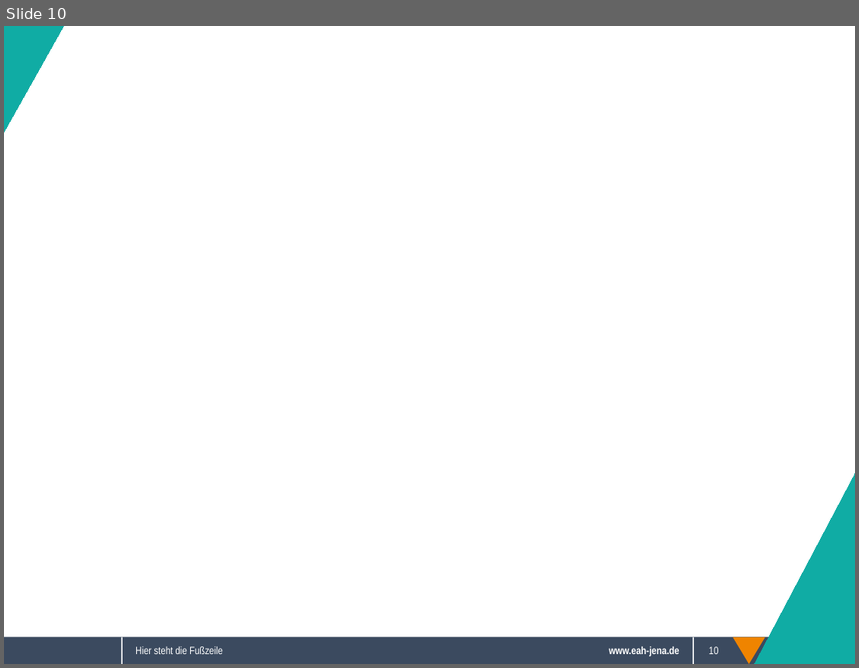
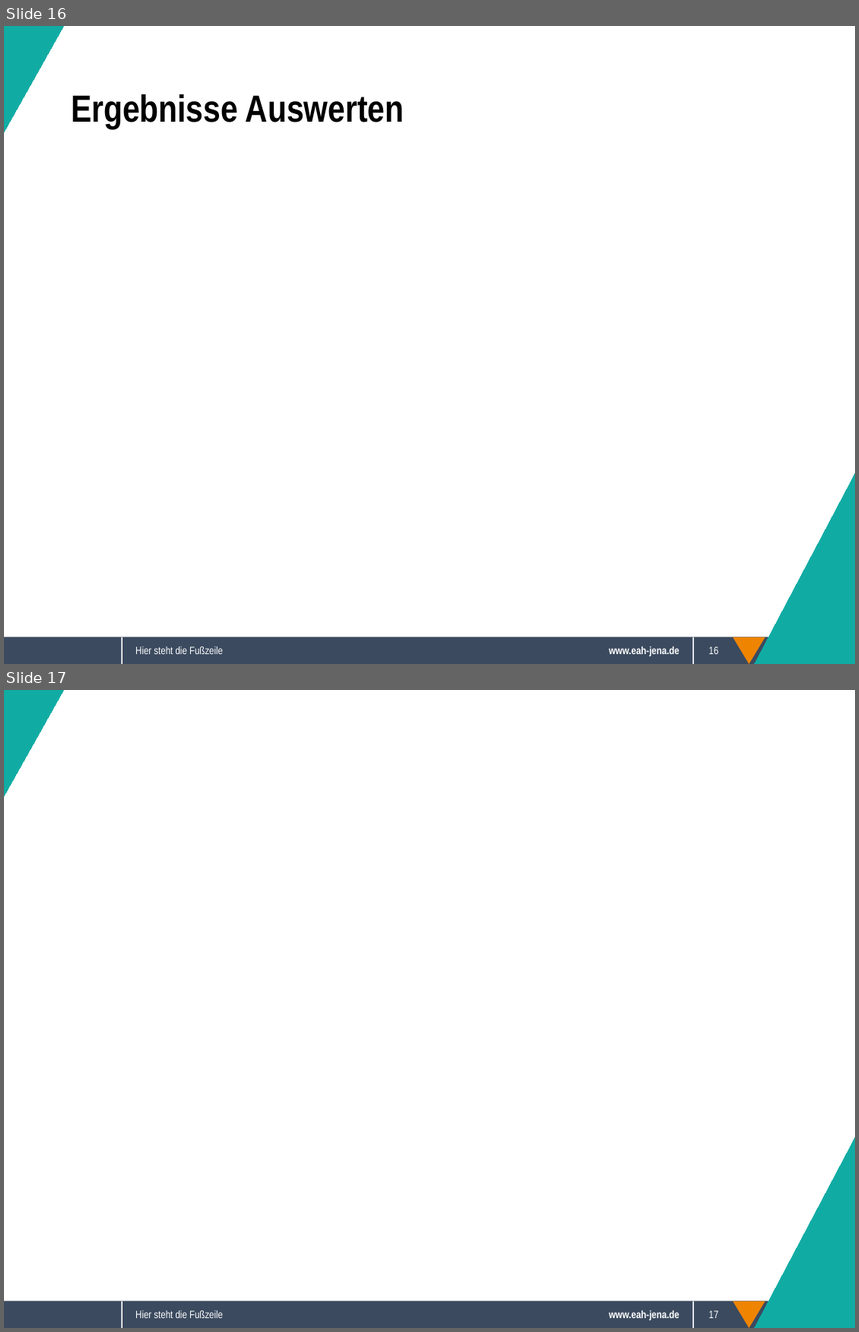
Before and after one commit to Sappy5053/Komplexpraktikum, a slide deck: Präsentation.odp. Shown one above the other, each under a label of ours: slide 10 before the commit, slides 16 and 17 after it. The pictures are 859x668 and 859x1332 pixels, drawn with LibreOffice and Linux fonts; fonts in the diff are those of the drawing; background and template pictures are left out. Boxes give left, top, right and bottom in pixels: in the first picture for what was removed or moved away, otherwise in the second. Text is boxed around its words. In the diff, an @@ line names an element or a change of style, - is before the commit and + after.

```diff
--- a/Präsentation.odp
+++ b/Präsentation.odp
@@ slide 16 added at (4, 26, 855, 664), background #FFFFFF; not listed: 5 template elements that a slide beside it also shows @@
@@ right triangle added at (4, 26, 63, 132), fill #10ACA4, outline #10ACA4 0 pt @@
@@ title added at (71, 94, 405, 129), 32 pt, text #000000, bold @@
+Ergebnisse Auswerten
@@ right triangle added at (755, 474, 855, 664), fill #10ACA4, outline #10ACA4 0 pt @@
@@ text added at (135, 647, 223, 655), 9 pt, text #FFFFFF @@
+Hier steht die Fußzeile
@@ page number added at (709, 647, 719, 655), 9 pt, text #FFFFFF @@
+16
@@ what was slide 10 is now slide 17 @@
@@ page number at (709, 1311, 719, 1319): text changed @@
-10
+17
```
Also in this commit, not shown: 6 slides changed, 6 other slides added, 1 other file.
